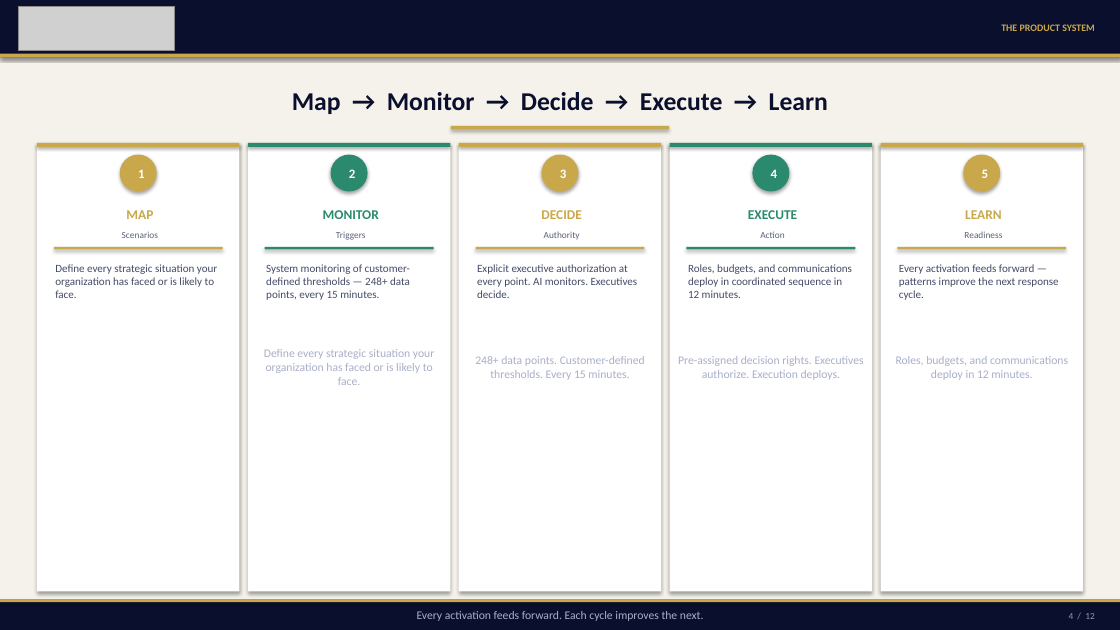
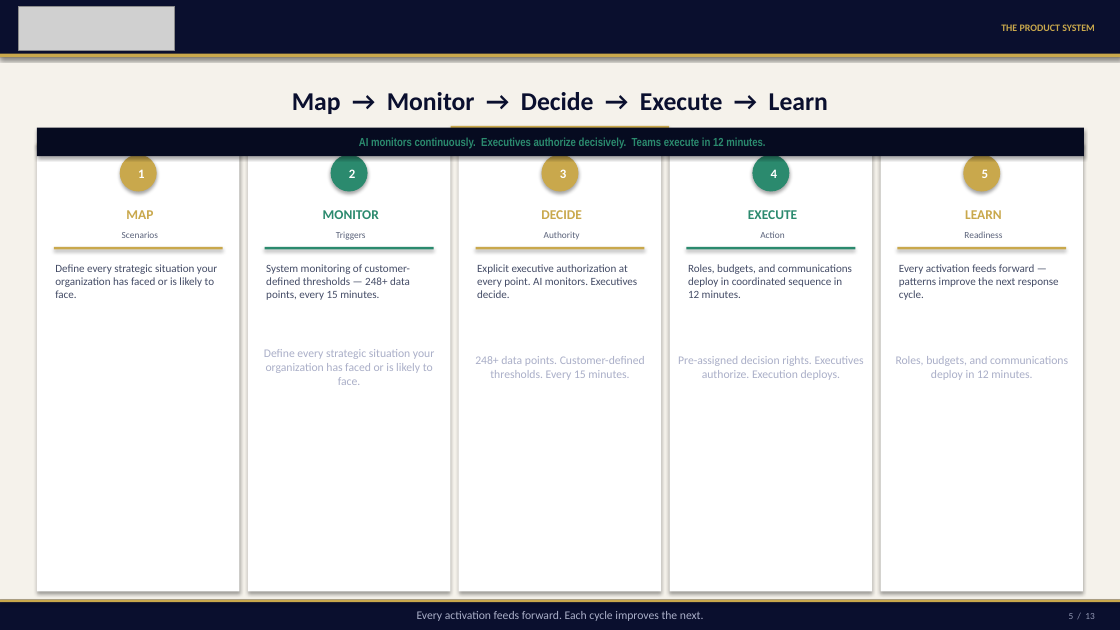
Before and after one commit to mbrunke18/CodePlatform1, a slide deck: slide 5 of attached_assets/VaughnMartin_Pitch_Deck_12Slide_FINAL.pptx (slide 4 before the commit). Drawn at 1120x630 pixels with LibreOffice and Linux fonts; fonts in the diff are those of the drawing; grey boxes stand for pictures. Boxes give left, top, right and bottom in pixels: in the first picture for what was removed or moved away, otherwise in the second. Text is boxed around its words. In the diff, an @@ line names an element or a change of style, - is before the commit and + after.

```diff
--- a/attached_assets/VaughnMartin_Pitch_Deck_12Slide_FINAL.pptx
+++ b/attached_assets/VaughnMartin_Pitch_Deck_12Slide_FINAL.pptx
@@ rectangle added at <box>37,128,1084,156</box>, fill #060B20 @@
@@ text added at <box>359,137,765,149</box>, 10 pt, text #2B8A6E, bold @@
+AI monitors continuously. Executives authorize decisively. Teams execute in 12 minutes.
```
Also in this commit, not shown: 11 other slides changed, 1 slide added, 2 other files.
